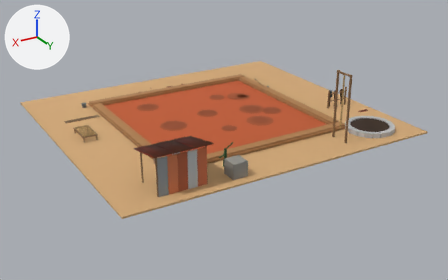
A saved change to the glTF model public/assets/models/akhada_v2.glb.
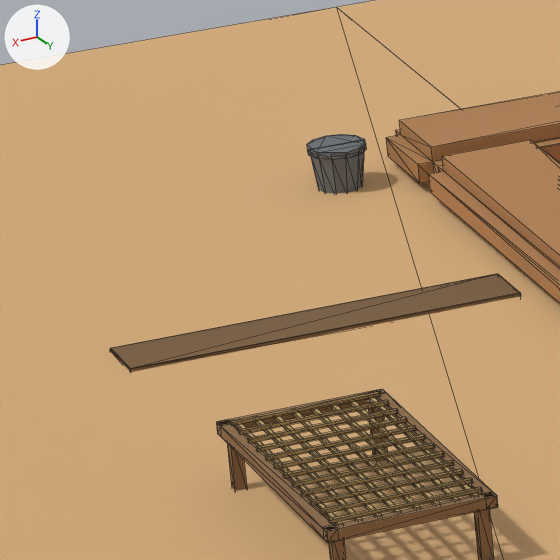
The first picture shows the older version from a camera (50 mm lens) standing at (20.7, 36.1, 16.0) and looking at (0.0, 1.7, -1.2). The close-ups show the older and then the newer version on the part from 12% to 23% of the width and 32% to 50% of the height of that picture. Only the edits that show in the close-ups are written down. Every picture has the same lights, and +X, +Y and +Z are marked at upper left. The close-ups show mesh edges as thin lines. Where no turn or scale is listed for an object, it has been applied to the vertices. Vertices at exactly the same position are counted once.

The first close-up shows 'hb_main', 'hb_metal', 'hb_props'.
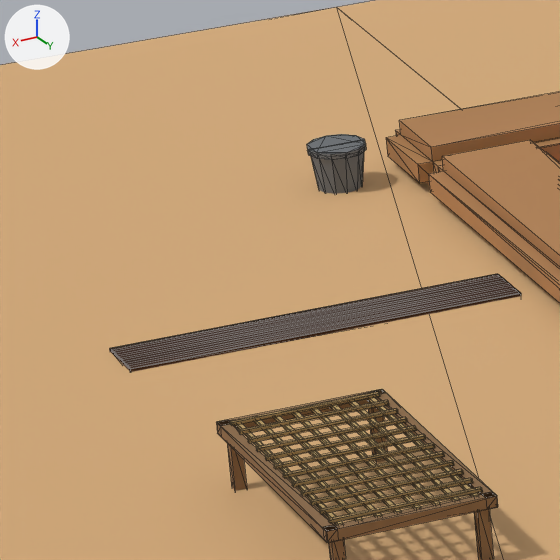
What differs and where, as boxes [x1, y1, x2, y2] in the close-ups (560 x 560 px):
part 1 of me_rope_post, reshaped: before [110, 349, 130, 371]; after [110, 274, 520, 371]

What changed in the scene script:
```text
Change me_rope_post:
    used by ob_hb_props; location = (-0.197, 2.32, 2.3)
    remove me_rope_post.from_pydata(...)  # 346 vertices, 592 faces; spans x -9.7..9.7, y -6.7..6.7, z -2.3..2.3
    add me_rope_post.from_pydata(...)  # 870 vertices, 1640 faces; spans x -9.7..9.7, y -6.7..6.7, z -2.3..2.3
    me_rope_post part 1: 2 vertices moved within x 7.1..9.6, y -6.7, z -2.3; 44 vertices added at x 7.1..9.6, y -6.7..-6.4, z -2.3..-2.2
    other edits to the shape of me_rope_post do not show in these pictures
```
